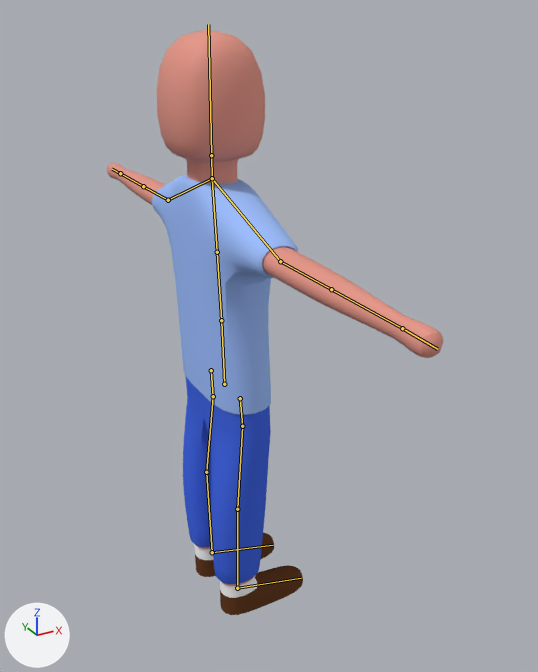
Before and after pictures for a commit that changed the Blender file Assets/Blender projects/PlayerModel.blend.
Rendered twice from a 50 mm lens placed at (-13.2, -29.0, 28.6), pointed at (2.3, -0.9, 14.6). Every picture has the same lights, and +X, +Y and +Z are marked at lower left. The bones that bend it are drawn over the model as lines.

Names of what the first picture shows: 'PlayerModel'.
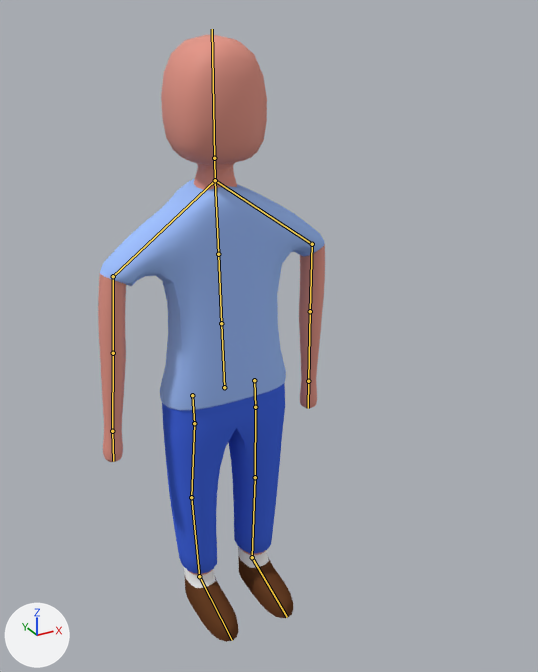
Commit message: Initialised the WalkRight animation

The newer file adds an action. The first version stands in its rest pose; the second is drawn at frame 13 of the action 'WalkRight'.

Location of each change, (x1, y1, x2, y2) in pixels of the pictures (538 x 672 px):
'PlayerModel', posed (32% narrower): before (107, 30, 443, 615); after (98, 35, 325, 642)
bone 'Pelvis', root to tip: before (224, 384) to (221, 320); after (224, 387) to (221, 323)
bone 'Head', root to tip: before (211, 155) to (208, 24); after (214, 158) to (212, 29)
bone 'Shoulder.R', root to tip: before (212, 178) to (280, 261); after (215, 180) to (113, 276)
bone 'Upperarm.R', root to tip: before (280, 261) to (331, 289); after (113, 276) to (113, 353)
bone 'Shoulder.L', root to tip: before (212, 178) to (168, 200); after (215, 180) to (312, 244)
bone 'Upperarm.L', root to tip: before (168, 200) to (143, 186); after (312, 244) to (310, 311)

What the commit changed:
Bone 'Pelvis' (bone_pelvis) moves from (0.0, 0.0, 0.0) to (0.0, -0.18, 0.0).
Bone 'Pelvis' (bone_pelvis) turns from (0, 0, 0) to (-90, -88, 89) degrees about its own x, y and z.
Bone 'Head' (bone_head) turns from (0, 0, 0) to (-90, 90, -90) degrees about its own x, y and z.
Bone 'Shoulder.R' (bone_shoulder_r) turns from (0, 0, 0) to (15, 0, 0) degrees about its own x, y and z.
Bone 'Upperarm.R' (bone_upperarm_r) turns from (0, 0, 0) to (70, -1, 1) degrees about its own x, y and z.
Bone 'Shoulder.L' (bone_shoulder_l) turns from (0, 0, 0) to (-15, 0, 0) degrees about its own x, y and z.
Bone 'Upperarm.L' (bone_upperarm_l) turns from (0, 0, 0) to (-75, -1, -1) degrees about its own x, y and z.
